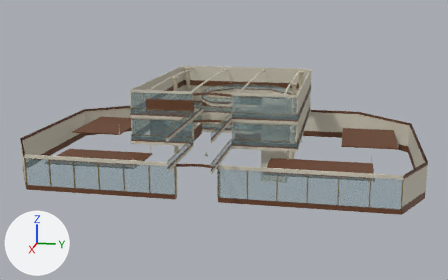
One commit to the glTF model assets/models/AST-LIB-011.glb: the scene before it, then after it.
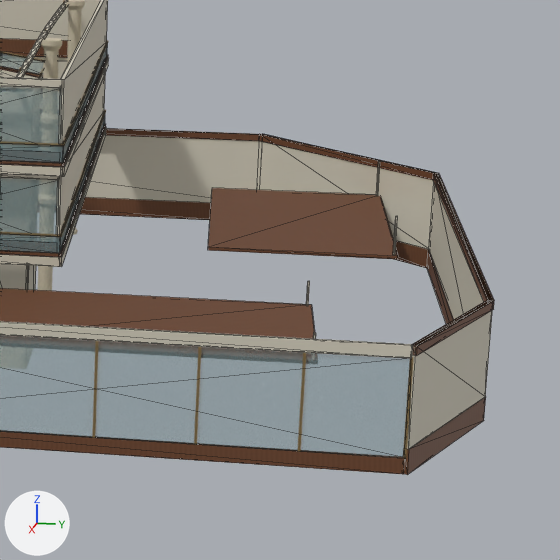
There are two pictures of each version: one whole from a 50 mm lens placed at (114.5, 21.5, 31.3), pointed at (7.6, 0.2, 4.6), one close up on the part from 62% to 100% of the width and 25% to 86% of the height. Lighting does not change. The marker at lower left points along +X, +Y and +Z. The last two pictures show the newer version. The close-ups show mesh edges as thin lines. Vertices at exactly the same position are counted once.

In view in the first close-up: 'LIB_static_champagne_metal', 'LIB_static_glass', 'LIB_static_ivory_enamel', 'LIB_static_warm_stone', 'LIB_static_warm_walnut'.
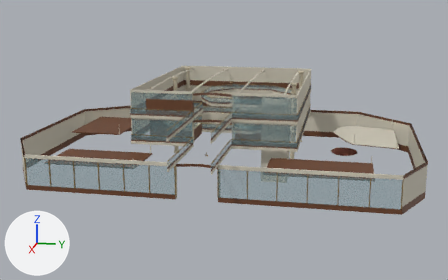
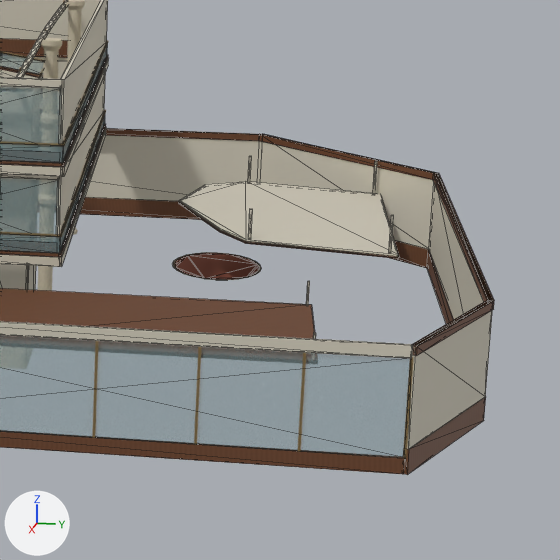
Where the change shows, as pixel boxes [x1, y1, x2, y2] in the close-ups (560 x 560 px; the box of a moved part takes in the faces that stretch with it):
'LIB_finish_clay_weave', added (brown): after [175, 253, 259, 279]
'LIB_finish_oatmeal_weave', added: after [172, 252, 261, 280]
part 1 of me_lib_lowerplinth_0, built on: before [208, 188, 398, 259]; after [179, 197, 399, 259]
part 2 of me_lib_lowerplinth_0, surface changed: before [208, 247, 383, 259]; after [246, 243, 397, 259]
part 3 of me_lib_lowerwall_0, added: after [373, 161, 377, 195]
part 4 of me_lib_lowerwall_0, added: after [389, 215, 394, 253]
part 5 of me_lib_lowerwall_0, added: after [248, 156, 252, 183]
part 6 of me_lib_lowerwall_0, added: after [248, 209, 253, 239]
part 7 of me_lib_lowerwall_0, moved or reshaped: before [376, 161, 398, 255]; after [179, 181, 398, 257]

The change, as a diff of the scene's bpy script:
```diff
--- a/assets/models/AST-LIB-011.glb.py
+++ b/assets/models/AST-LIB-011.glb.py
@@ img_clay_weave @@
+img_clay_weave = load_image('clay_weave', '_unpacked/clay_weave', 256, 256, 'sRGB')
@@ img_oatmeal_weave @@
+img_oatmeal_weave = load_image('oatmeal_weave', '_unpacked/oatmeal_weave', 256, 256, 'sRGB')
@@ mat_clay_weave @@
+mat_clay_weave = principled_material('clay_weave')
+mat_clay_weave.texture = img_clay_weave
+mat_clay_weave.roughness = 0.91
@@ mat_oatmeal_weave @@
+mat_oatmeal_weave = principled_material('oatmeal_weave')
+mat_oatmeal_weave.texture = img_oatmeal_weave
+mat_oatmeal_weave.roughness = 0.92
@@ me_lib_lowerplinth_0 @@
 # used by ob_lib_static_warm_walnut; location = (0.0, 0.0, 0.0)
-me_lib_lowerplinth_0.from_pydata(...)  # 822 vertices, 1346 faces; spans x -18.0..32.0, y -34.0..34.0, z 0.0..14.6
+me_lib_lowerplinth_0.from_pydata(...)  # 877 vertices, 1423 faces; spans x -18.0..32.0, y -34.0..34.0, z 0.0..14.6
+# me_lib_lowerplinth_0 part 1: 2 vertices moved from x 4.0, y 21.0, z 3.5..3.6 to x -11.0..4.0, y 23.0, z 3.9; 2 vertices removed from x -11.0, y 21.0, z 3.5..3.6; 57 vertices added at x -11.0..4.0, y 19.2..31.0, z 3.5..4.3
+# me_lib_lowerplinth_0 part 2: 1 kept faces spanning x -11.0..4.0, y 23.0..31.0, z 3.5..3.9 get new texture (UV) coordinates
 me_lib_lowerplinth_0.materials.append(mat_warm_walnut)
@@ me_lib_lowerwall_0 @@
 # used by ob_lib_static_ivory_enamel; location = (0.0, 0.0, 0.0)
-me_lib_lowerwall_0.from_pydata(...)  # 856 vertices, 1404 faces; spans x -18.0..32.0, y -34.0..34.0, z -0.2..14.8
+me_lib_lowerwall_0.from_pydata(...)  # 886 vertices, 1452 faces; spans x -18.0..32.0, y -34.0..34.0, z -0.2..14.8
+# me_lib_lowerwall_0 part 3: a new loose piece, a box spanning x -10.66..-10.54, y 30.53..30.67, z 3.72..5.76, in mat_ivory_enamel (picture img_ivory_enamel)
+# me_lib_lowerwall_0 part 4: a new loose piece, a box spanning x 3.54..3.66, y 30.53..30.67, z 3.72..5.76, in mat_ivory_enamel (picture img_ivory_enamel)
+# me_lib_lowerwall_0 part 5: a new loose piece, a box spanning x -10.66..-10.54, y 23.13..23.27, z 4.13..5.76, in mat_ivory_enamel (picture img_ivory_enamel)
+# me_lib_lowerwall_0 part 6: a new loose piece, a box spanning x 3.54..3.66, y 23.13..23.27, z 4.13..5.76, in mat_ivory_enamel (picture img_ivory_enamel)
+# me_lib_lowerwall_0 part 7: 2 vertices moved from x -10.8..3.8, y 30.8, z 3.6..5.8 to x -9.0..4.0, y 20.6..23.0, z 4.1; 14 vertices removed from x -10.9..3.8, y 30.8, z 3.6..5.8; 12 vertices added at x -11.0..4.0, y 19.2..31.0, z 3.5..4.3
 me_lib_lowerwall_0.materials.append(mat_ivory_enamel)
@@ me_lib_finish_study_field @@
+me_lib_finish_study_field.from_pydata(...)  # 24 vertices, 22 faces; spans x -9.12..-2.88, y 19.03..23.97, z 0.0
+me_lib_finish_study_field.materials.append(mat_clay_weave)  # picture img_clay_weave
@@ me_lib_finish_study_border @@
+me_lib_finish_study_border.from_pydata(...)  # 24 vertices, 22 faces; spans x -9.25..-2.75, y 18.9..24.1, z 0.0
+me_lib_finish_study_border.materials.append(mat_oatmeal_weave)  # picture img_oatmeal_weave
@@ ob_lib_finish_clay_weave @@
+ob_lib_finish_clay_weave = bpy.data.objects.new('LIB_finish_clay_weave', me_lib_finish_study_field)
+ob_lib_finish_clay_weave.location = (0.0, 0.0, 0.0)
@@ ob_lib_finish_oatmeal_weave @@
+ob_lib_finish_oatmeal_weave = bpy.data.objects.new('LIB_finish_oatmeal_weave', me_lib_finish_study_border)
+ob_lib_finish_oatmeal_weave.location = (0.0, 0.0, 0.0)
```
